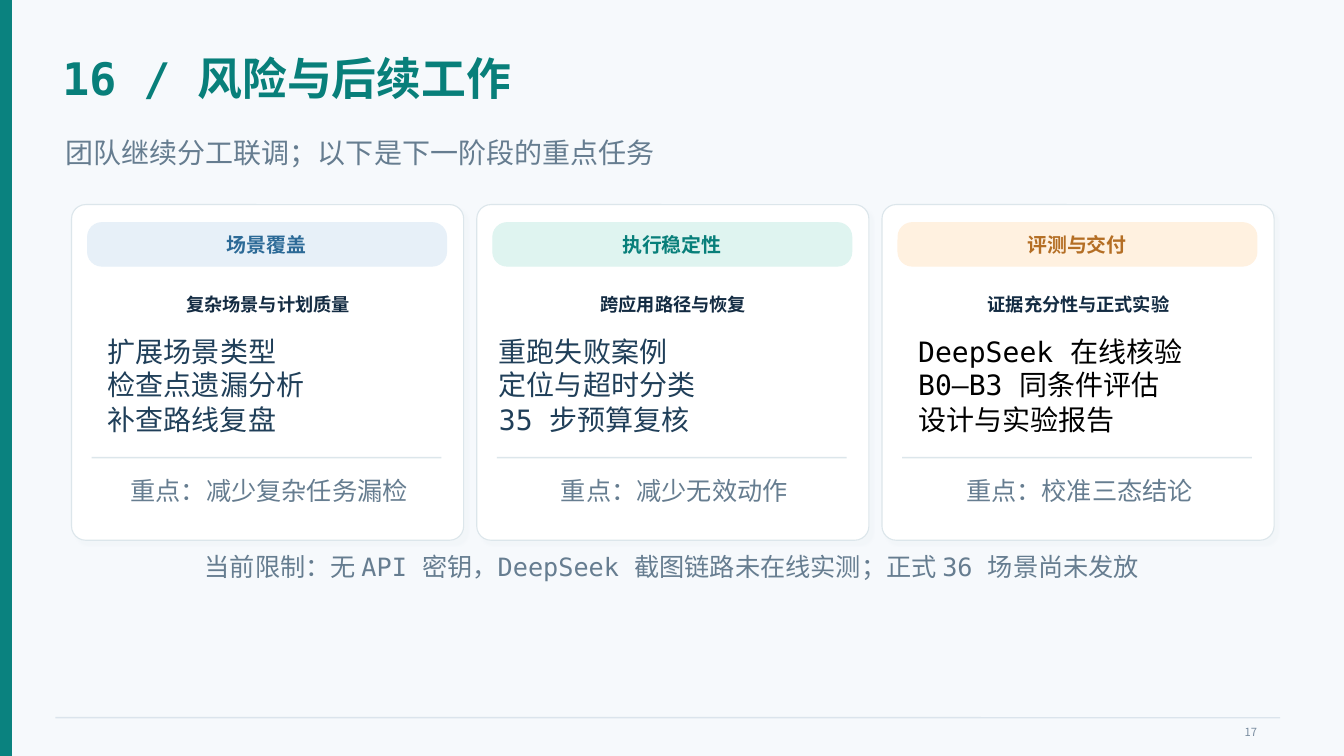
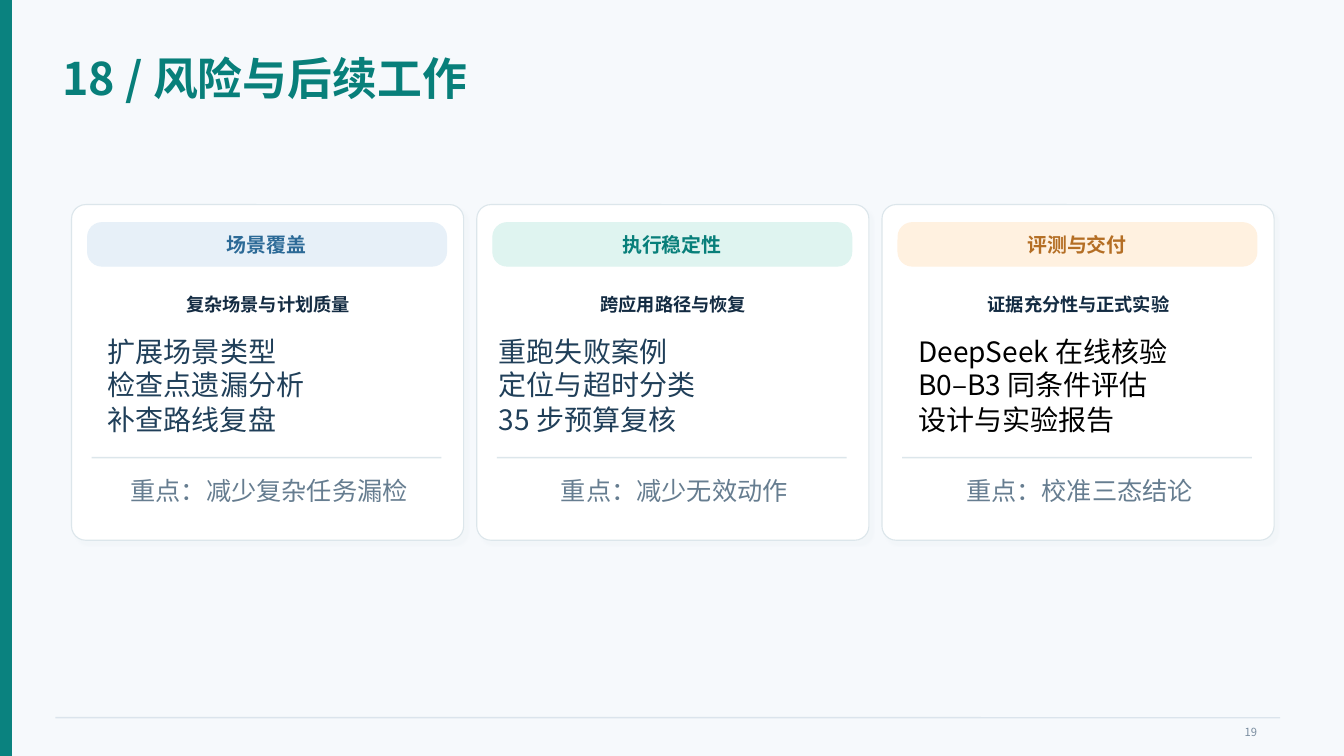
Before and after one commit to LockiYu/WebAppTester, a slide deck: slide 19 of 2-张诗豪组-中期汇报.pptx (slide 17 before the commit). Drawn at 1344x756 pixels with LibreOffice and Linux fonts; fonts in the diff are those of the drawing. Boxes give left, top, right and bottom in pixels: in the first picture for what was removed or moved away, otherwise in the second. Text is boxed around its words. In the diff, an @@ line names an element or a change of style, - is before the commit and + after.

```diff
--- a/2-张诗豪组-中期汇报.pptx
+++ b/2-张诗豪组-中期汇报.pptx
@@ text at <box>62,56,467,99</box>: text changed; font DejaVu Sans Mono to Noto Sans CJK SC @@
-16 / 风险与后续工作
+18 / 风险与后续工作
@@ text removed at <box>65,139,654,167</box> @@
-团队继续分工联调；以下是下一阶段的重点任务
@@ text "重跑失败案例 定位与超时分类 35 步预算复核" at <box>499,338,695,433</box>: font DejaVu Sans Mono to Noto Sans CJK SC @@
@@ text "DeepSeek 在线核验 B0–B3 同条件评估 设计与实验报告" at <box>918,338,1168,433</box>: font DejaVu Sans Mono to Noto Sans CJK SC @@
@@ text removed at <box>205,554,1139,581</box> @@
-当前限制：无 API 密钥，DeepSeek 截图链路未在线实测；正式 36 场景尚未发放
@@ text at <box>1245,728,1257,736</box>: text changed @@
-17
+19
```
Also in this commit, not shown: 16 other slides changed, 3 slides added, 1 slide removed.
